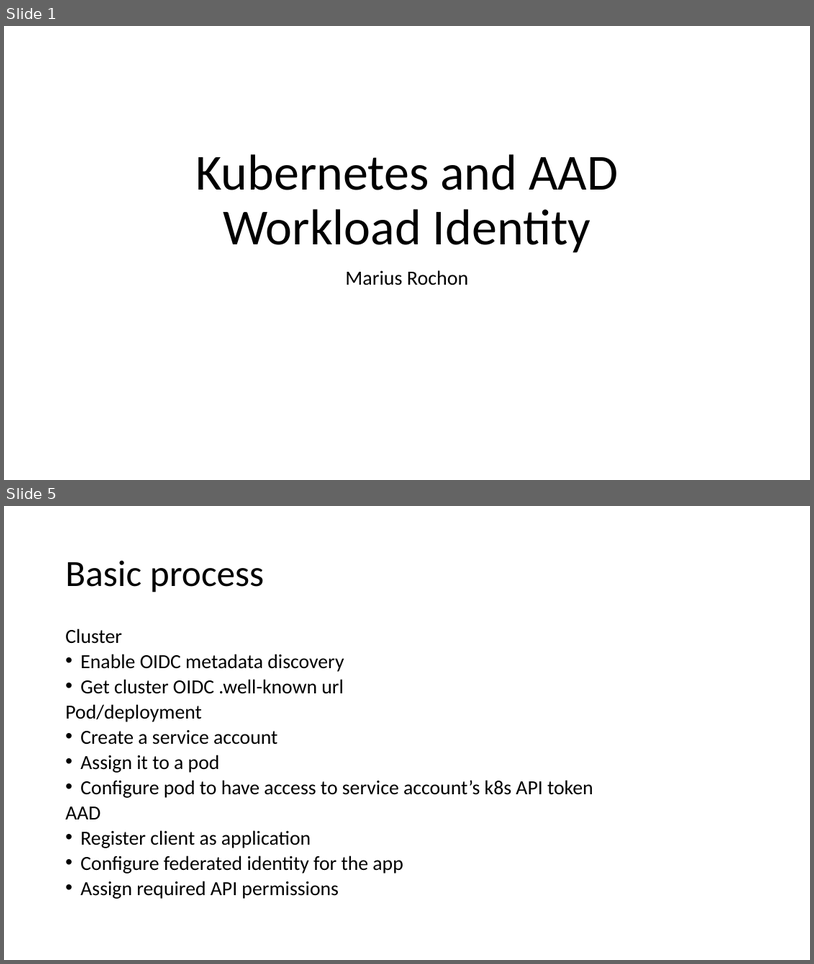
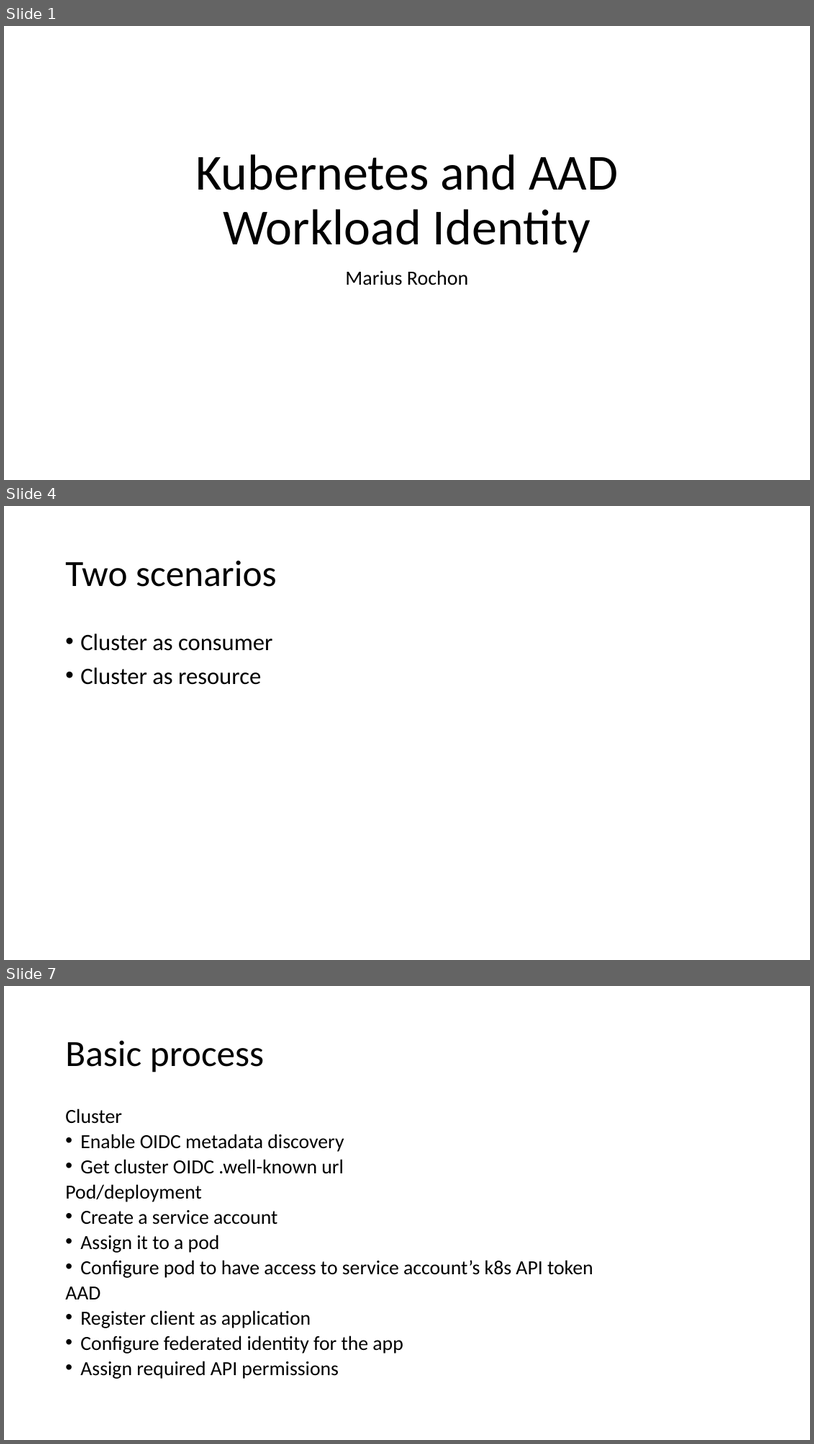
Before and after one commit to mrochon/aks, a slide deck: WorkloadIdentity/K8sAndWprkflowIdentity.pptx. Shown one above the other, each under a label of ours: slides 1 and 5 before the commit, slides 1, 4 and 7 after it; the slides between them are not shown. The pictures are 814x964 and 814x1444 pixels, drawn with LibreOffice and Linux fonts; fonts in the diff are those of the drawing. Boxes give left, top, right and bottom in pixels: in the first picture for what was removed or moved away, otherwise in the second. Text is boxed around its words. In the diff, an @@ line names an element or a change of style, - is before the commit and + after.

```diff
--- a/WorkloadIdentity/K8sAndWprkflowIdentity.pptx
+++ b/WorkloadIdentity/K8sAndWprkflowIdentity.pptx
@@ slide 4 added at [4,506,810,960], background #FFFFFF @@
@@ title added at [65,560,277,587], 44 pt, text #000000 @@
+Two scenarios
@@ text added at [80,633,273,685], 28 pt, text #000000 @@
+• Cluster as consumer
+• Cluster as resource
@@ what was slide 5 is now slide 7 @@
```
Also in this commit, not shown: 3 slides changed, 1 other slide added, 1 other file.
